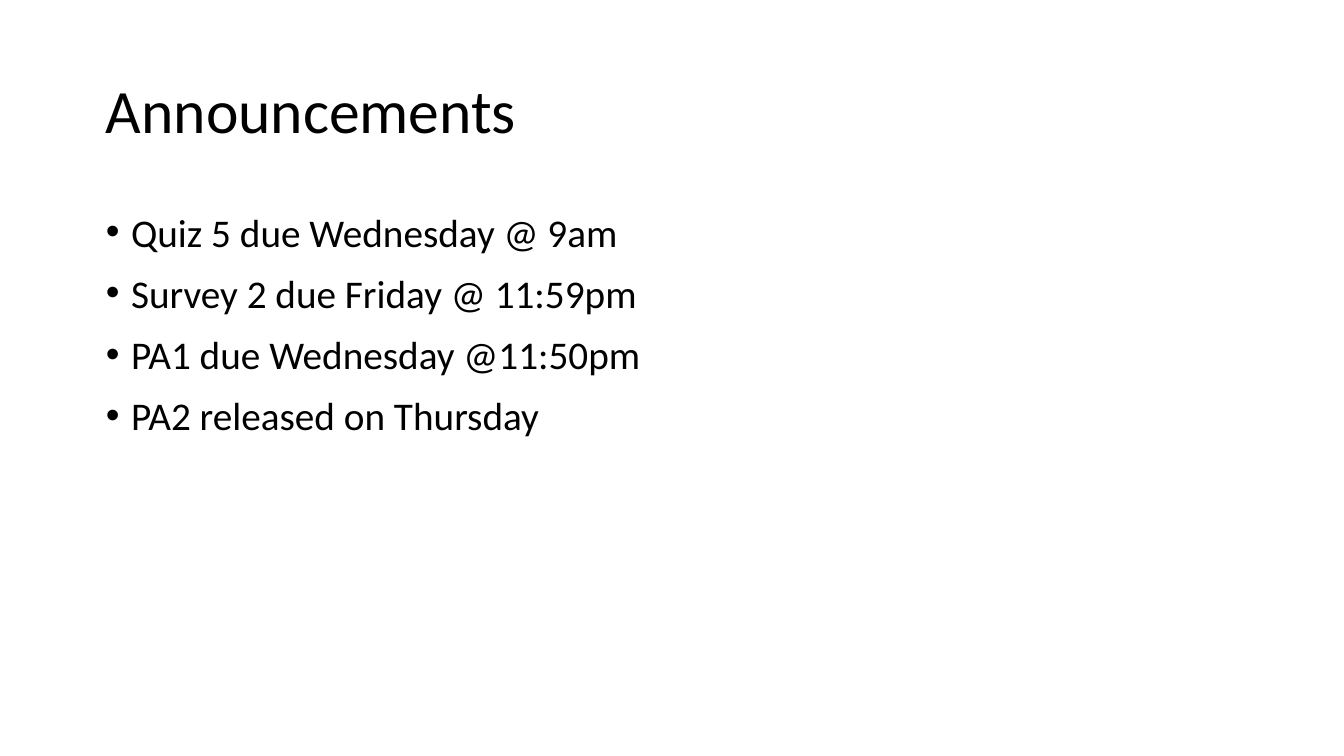
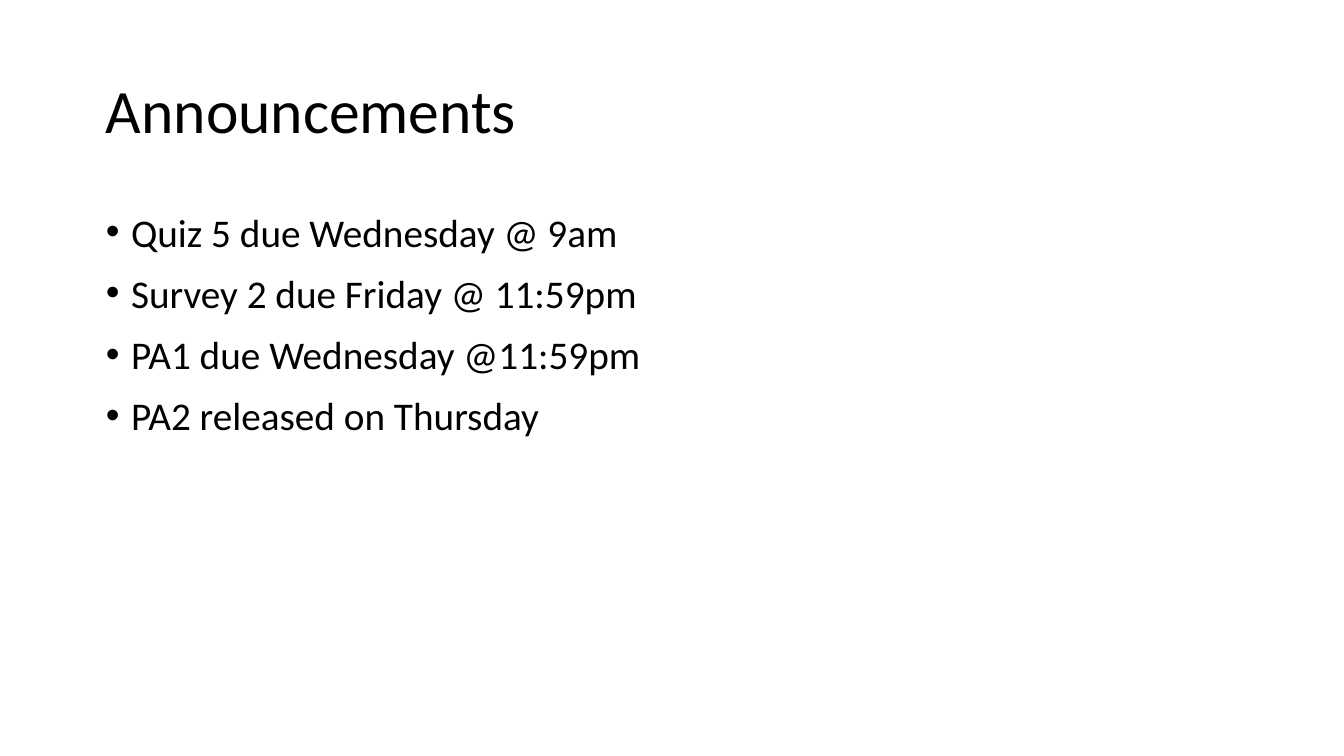
Before and after one commit to ucsd-cse12-f20/ucsd-cse12-f20.github.io, a slide deck: slide 2 of lectures/lecture-05/Lecture-Live B00/Lecture 05 - Lecture.pptx. Drawn at 1344x756 pixels with LibreOffice and Linux fonts; fonts in the diff are those of the drawing. Boxes give left, top, right and bottom in pixels: in the first picture for what was removed or moved away, otherwise in the second. Text is boxed around its words. In the diff, an @@ line names an element or a change of style, - is before the commit and + after.

```diff
--- a/lectures/lecture-05/Lecture-Live B00/Lecture 05 - Lecture.pptx
+++ b/lectures/lecture-05/Lecture-Live B00/Lecture 05 - Lecture.pptx
@@ text at (x1=131, y1=341, x2=640, y2=376): text changed @@
-• PA1 due Wednesday @11:50pm
+• PA1 due Wednesday @11:59pm
```
Also in this commit, not shown: 2 other slides changed, 6 other files.
